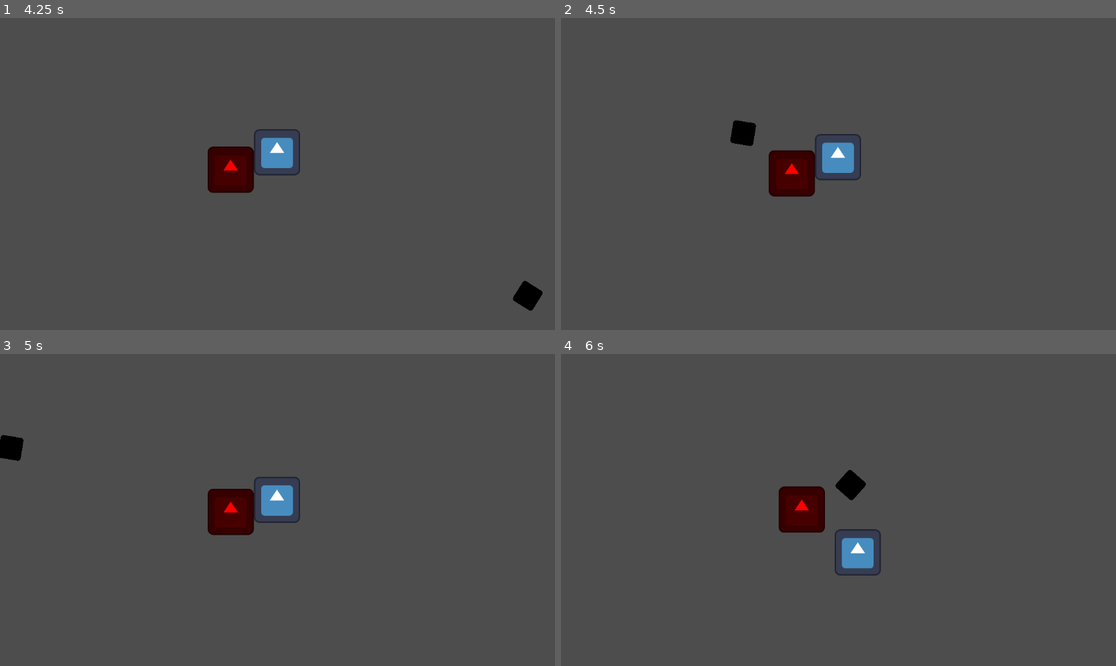
Above: before the commit, frames 1-4 (two rows, left to right).
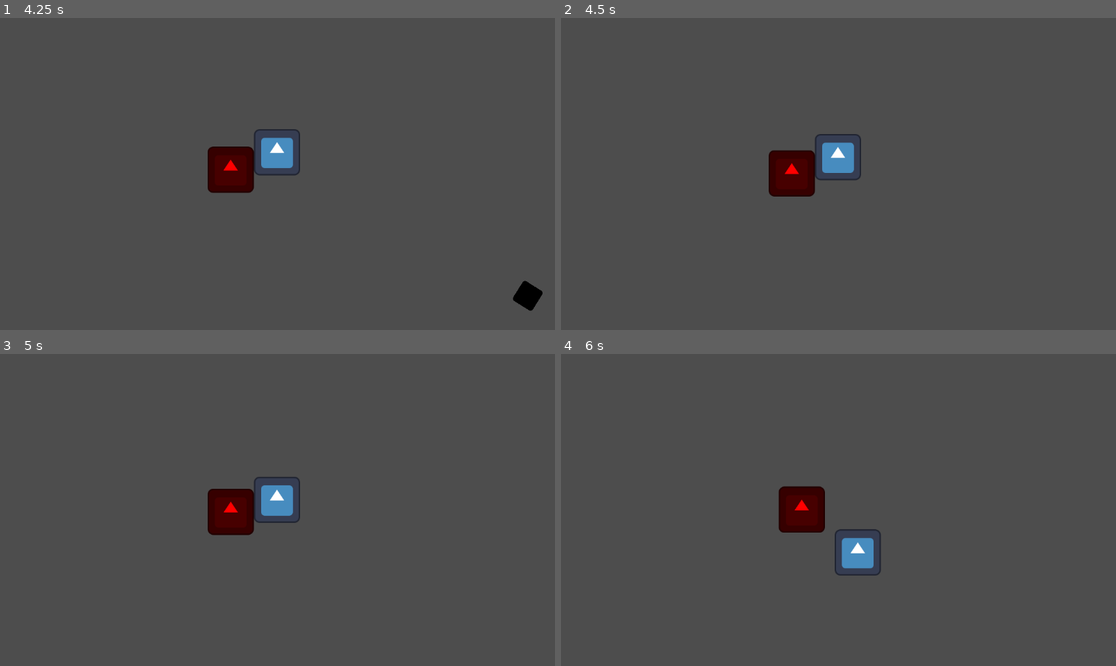
Above: after the commit, the same moments.

Repository: 4amer/GameJam6
Game: Godot game, scene res://Scenes/game_play_field.tscn
Same seed, same stepped clock (60 frames per second), same inputs: the game is played once before the commit and once after it. The project has no main scene, so this scene is started directly. The engine's default icon, where the game draws it, is replaced by a stand-in: a white triangle on a blue panel in a dark square.
Inputs (mouse positions are in pixels of both pictures, inside the frame that each line leads up to):
- Up to frame 1 (4.25 s): move the mouse to (399, 158) at 0.52 s; hold Right (ui_right) 0.53-1.28 s; click (399, 158) at 0.6 s; move the mouse to (166, 189) at 1.27 s; hold Down (ui_down) 1.28-2.03 s; click (166, 189) at 1.35 s; move the mouse to (333, 105) at 2.02 s; hold Right (ui_right) 2.03-2.78 s; click (333, 105) at 2.1 s; move the mouse to (249, 236) at 2.77 s; hold Up (ui_up) 2.78-3.53 s; click (249, 236) at 2.85 s; move the mouse to (444, 220) at 3.52 s; hold Left (ui_left) from 3.53 s (still down); click (444, 220) at 3.6 s
- Up to frame 2 (4.5 s): keep holding Left (ui_left); move the mouse to (672, 127) at 4.27 s; click (672, 127) at 4.35 s
- Up to frame 3 (5 s): keep holding Left (ui_left)
- Up to frame 4 (6 s): move the mouse to (866, 510) at 5.02 s; release Left (ui_left) at 5.03 s; hold Down (ui_down) 5.03-5.78 s; click (866, 510) at 5.1 s; move the mouse to (755, 432) at 5.77 s; hold Right (ui_right) from 5.78 s (still down); click (755, 432) at 5.85 s

Frame 1 is identical in both runs. In frame 2, 0.3% of the frame differs, in the area x 30-36%, y 32-41%; in frame 3, 0.3%; in frame 4, 0.3%.

Commit message:
enemy added

Diff:
--- a/Nodes/Enemies/base_enemy.tscn
+++ b/Nodes/Enemies/base_enemy.tscn
@@ -1,10 +1,13 @@
-[gd_scene load_steps=4 format=3 uid="uid://d0j3xom6hx16f"]
+[gd_scene load_steps=5 format=3 uid="uid://d0j3xom6hx16f"]
 
 [ext_resource type="Script" path="res://Scripts/Enemies/base_enemy.gd" id="1_xrmuu"]
 [ext_resource type="Texture2D" uid="uid://eiaoluv44ue2" path="res://Art/icon.svg" id="2_r52ne"]
 
 [sub_resource type="RectangleShape2D" id="RectangleShape2D_mr04o"]
 size = Vector2(130, 128)
+
+[sub_resource type="RectangleShape2D" id="RectangleShape2D_cxit8"]
+size = Vector2(136, 134)
 
 [node name="BaseEnemy" type="CharacterBody2D"]
 script = ExtResource("1_xrmuu")
@@ -19,3 +22,6 @@
 [node name="Area2D" type="Area2D" parent="."]
 
 [node name="CollisionShape2D" type="CollisionShape2D" parent="Area2D"]
+shape = SubResource("RectangleShape2D_cxit8")
+
+[connection signal="body_entered" from="Area2D" to="." method="_on_area_2d_body_entered"]
--- a/Nodes/Projectiles/projectile_coal.tscn
+++ b/Nodes/Projectiles/projectile_coal.tscn
@@ -1,10 +1,13 @@
-[gd_scene load_steps=4 format=3 uid="uid://dx2necvmam87i"]
+[gd_scene load_steps=5 format=3 uid="uid://dx2necvmam87i"]
 
 [ext_resource type="Script" path="res://Scripts/projectile_behaviour.gd" id="1_g8y12"]
 [ext_resource type="Texture2D" uid="uid://eiaoluv44ue2" path="res://Art/icon.svg" id="1_rdblv"]
 
 [sub_resource type="CircleShape2D" id="CircleShape2D_qtt2p"]
 radius = 32.0156
+
+[sub_resource type="CircleShape2D" id="CircleShape2D_a8o22"]
+radius = 36.0
 
 [node name="Projectile_Coal" type="RigidBody2D"]
 gravity_scale = 0.0
@@ -18,3 +21,10 @@
 modulate = Color(0, 0, 0, 1)
 scale = Vector2(0.5, 0.5)
 texture = ExtResource("1_rdblv")
+
+[node name="Area2D" type="Area2D" parent="."]
+
+[node name="CollisionShape2D" type="CollisionShape2D" parent="Area2D"]
+shape = SubResource("CircleShape2D_a8o22")
+
+[connection signal="body_entered" from="Area2D" to="." method="_on_area_2d_body_entered"]
--- a/Scenes/game_play_field.tscn
+++ b/Scenes/game_play_field.tscn
@@ -14,3 +14,4 @@
 
 [node name="BaseEnemy" parent="." instance=ExtResource("2_xp73g")]
 position = Vector2(-653, -283)
+hp = 2
--- a/Scripts/Enemies/base_enemy.gd
+++ b/Scripts/Enemies/base_enemy.gd
@@ -1,4 +1,6 @@
 extends CharacterBody2D
+
+@export var hp: int = 1;
 
 func _ready():
 	pass
@@ -9,3 +11,16 @@
 	position += (player.position - position) / 100
 
 	move_and_slide()
+
+func SubstractHP():
+	hp -= 1;
+	if hp <= 0:
+		queue_free();
+
+func enemy():
+	pass
+
+
+func _on_area_2d_body_entered(body: Node2D) -> void:
+	if body.name == "Projectile_Coal":
+		SubstractHP();
--- a/Scripts/projectile_behaviour.gd
+++ b/Scripts/projectile_behaviour.gd
@@ -1 +1,5 @@
 extends RigidBody2D
+
+func _on_area_2d_body_entered(body: Node2D) -> void:
+	if body.has_method("enemy"):
+		queue_free();
